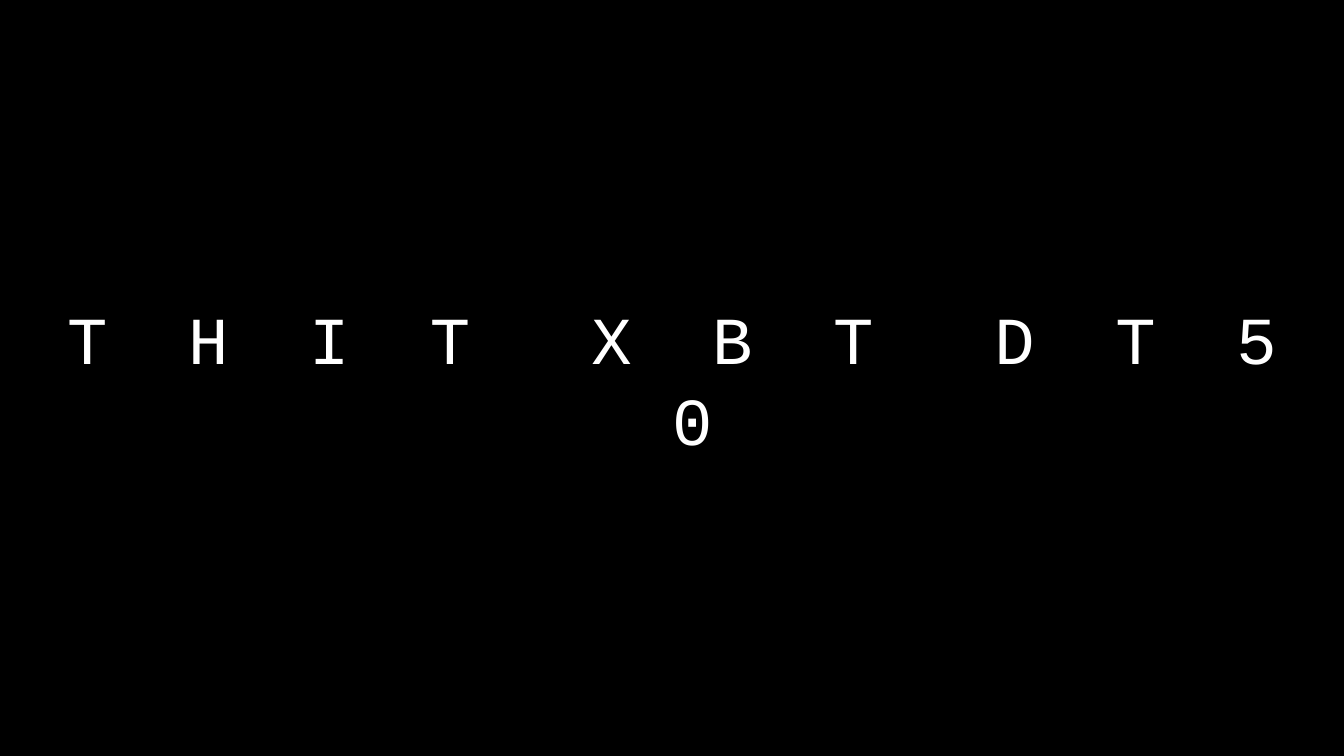
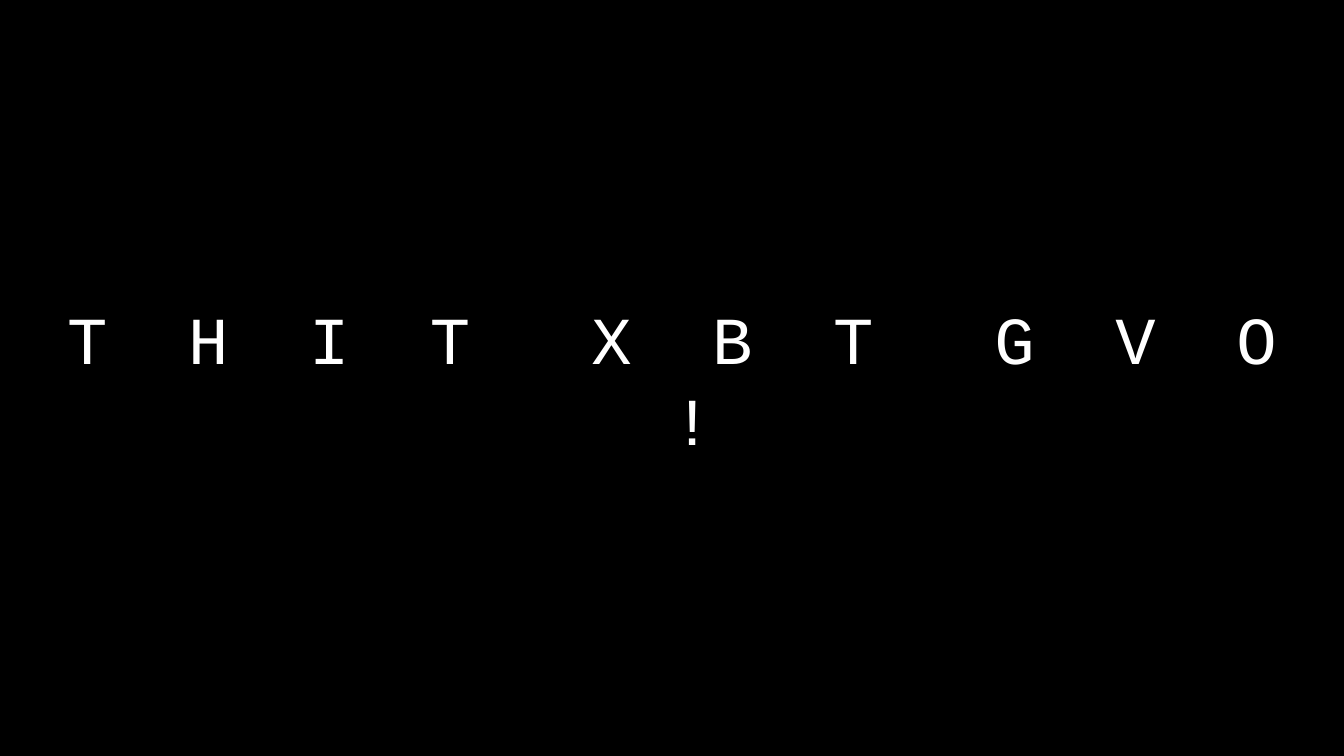
Before and after one commit to SQ4007-2025/website, a slide deck: slide 161 of lectures/slides_3.pptx. Drawn at 1344x756 pixels with LibreOffice and Linux fonts; fonts in the diff are those of the drawing. Boxes give left, top, right and bottom in pixels: in the first picture for what was removed or moved away, otherwise in the second. Text is boxed around its words. In the diff, an @@ line names an element or a change of style, - is before the commit and + after.

```diff
--- a/lectures/slides_3.pptx
+++ b/lectures/slides_3.pptx
@@ title at (67,319,1276,365): text changed @@
-T H I T X B T D T 5 0
+T H I T X B T G V O !
```
Also in this commit, not shown: 10 other slides changed, 2 slides added, 1 slide removed, 4 other files.
